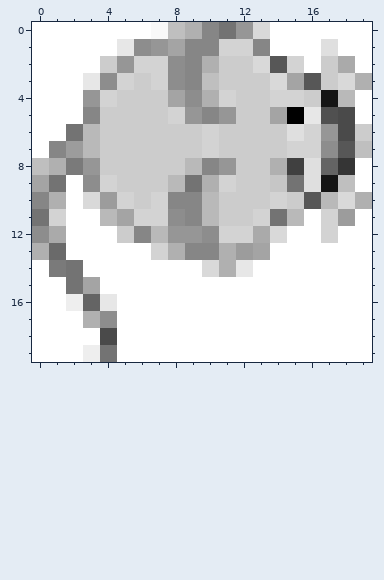
One commit to this pixel-art sprite: Resources/Images/mouse.png. The picture above is the old version.
The file is 20x20 pixels. Colours within 5 levels of each other are drawn and written as one.
After the commit:
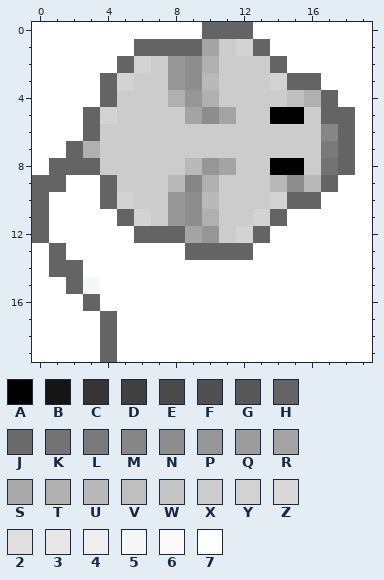
Palette (. is transparent): A #000000  B #151515  C #353535  D #404040  E #4a4a4a  F #505050  G #575757  H #646464  J #6a6a6a  K #737373  L #7a7a7a  M #868686  N #8d8d8d  P #969696  Q #9c9c9c  R #a4a4a4  S #aaaaaa  T #b0b0b0  U #b9b9b9  V #bfbfbf  W #c6c6c6  X #cccccc  Y #d3d3d3  Z #d9d9d9  2 #dfdfdf  3 #e7e7e7  4 #eeeeee  5 #f9f9f9f8  6 #f9f9f9  7 #ffffff
Commit message: Add mouse score multiplier
From old to new:
{"y":0,"x":7,"old":"6VTMKPZ","new":"777HHH7"}
{"y":1,"x":5,"old":"3NPRMMY","new":"7HHHHRX"}
{"y":1,"x":13,"old":"M","new":"H"}
{"y":1,"x":17,"old":"2","new":"7"}
{"y":2,"x":4,"old":"XP","new":"7H"}
{"y":2,"x":7,"old":"YNM","new":"XPN"}
{"y":2,"x":13,"old":"ZGY","new":"XH7"}
{"y":2,"x":17,"old":"XS","new":"77"}
{"y":3,"x":3,"old":"3N","new":"7H"}
{"y":3,"x":7,"old":"YNMV","new":"XPNU"}
{"y":3,"x":14,"old":"ZRGXZT","new":"YHH777"}
{"y":4,"x":3,"old":"PY","new":"7H"}
{"y":4,"x":8,"old":"RN","new":"TP"}
{"y":4,"x":11,"old":"Y","new":"X"}
{"y":4,"x":14,"old":"YYXBU","new":"XVTH7"}
{"y":5,"x":3,"old":"MX","new":"HY"}
{"y":5,"x":8,"old":"YPMP","new":"XRNR"}
{"y":5,"x":14,"old":"R","new":"A"}
{"y":5,"x":16,"old":"3FE","new":"XHH"}
{"y":6,"x":2,"old":"KU","new":"7H"}
{"y":6,"x":10,"old":"Y","new":"X"}
{"y":6,"x":15,"old":"2YPEX","new":"XXMH7"}
{"y":7,"x":1,"old":"MQU","new":"7HT"}
{"y":7,"x":10,"old":"Y","new":"X"}
{"y":7,"x":15,"old":"YYNGV","new":"XXLH7"}
{"y":8,"x":0,"old":"VTLP","new":"7HHH"}
{"y":8,"x":10,"old":"MP","new":"PR"}
{"y":8,"x":14,"old":"TD2HC","new":"AAXKH"}
{"y":9,"x":0,"old":"RK","new":"HH"}
{"y":9,"x":3,"old":"NY","new":"7H"}
{"y":9,"x":9,"old":"K","new":"M"}
{"y":9,"x":11,"old":"Y","new":"X"}
{"y":9,"x":14,"old":"WK2BV","new":"UNUH7"}
{"y":10,"x":0,"old":"MT","new":"H7"}
{"y":10,"x":3,"old":"ZQ","new":"7H"}
{"y":10,"x":7,"old":"YMM","new":"XPN"}
{"y":10,"x":15,"old":"XGUZT","new":"HH777"}
{"y":11,"x":0,"old":"KY","new":"H7"}
{"y":11,"x":4,"old":"UR","new":"7H"}
{"y":11,"x":7,"old":"YNMU","new":"XPNT"}
{"y":11,"x":14,"old":"KU","new":"H7"}
{"y":11,"x":17,"old":"YQ","new":"77"}
{"y":12,"x":0,"old":"NS","new":"H7"}
{"y":12,"x":5,"old":"XMUPPNY","new":"7HHHRPX"}
{"y":12,"x":13,"old":"SZ","new":"H7"}
{"y":12,"x":17,"old":"Y","new":"7"}
{"y":13,"x":0,"old":"TJ","new":"7H"}
{"y":13,"x":7,"old":"YTMMTQR","new":"77HHHH7"}
{"y":14,"x":1,"old":"LK","new":"HH"}
{"y":14,"x":10,"old":"ZT3","new":"777"}
{"y":15,"x":2,"old":"KR","new":"H5"}
{"y":16,"x":2,"old":"4","new":"7"}
{"y":16,"x":4,"old":"3","new":"7"}
{"y":17,"x":3,"old":"TN","new":"7H"}
{"y":18,"x":4,"old":"E","new":"H"}
{"y":19,"x":3,"old":"4K","new":"7H"}
{"label":"changed","picture_box":[32,22,372,362]}
